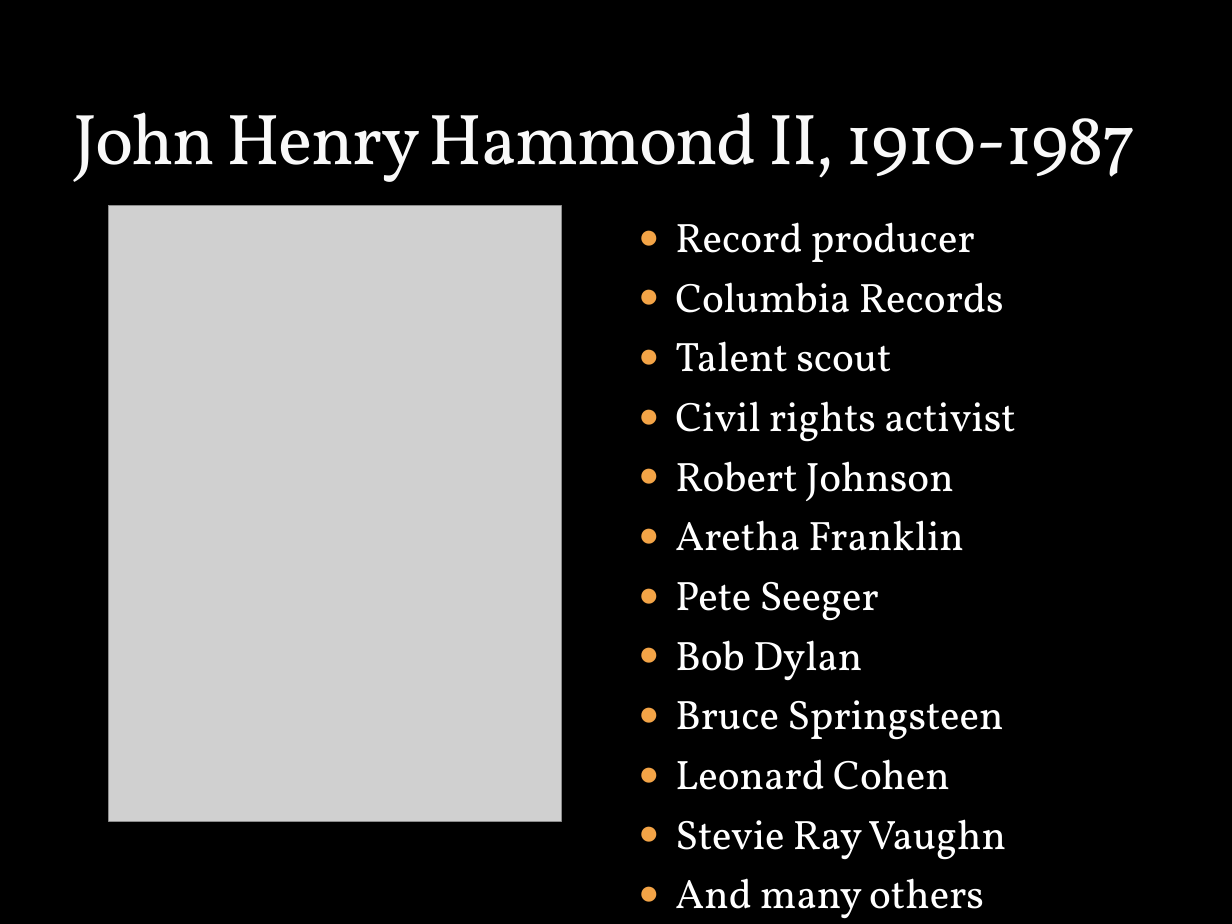
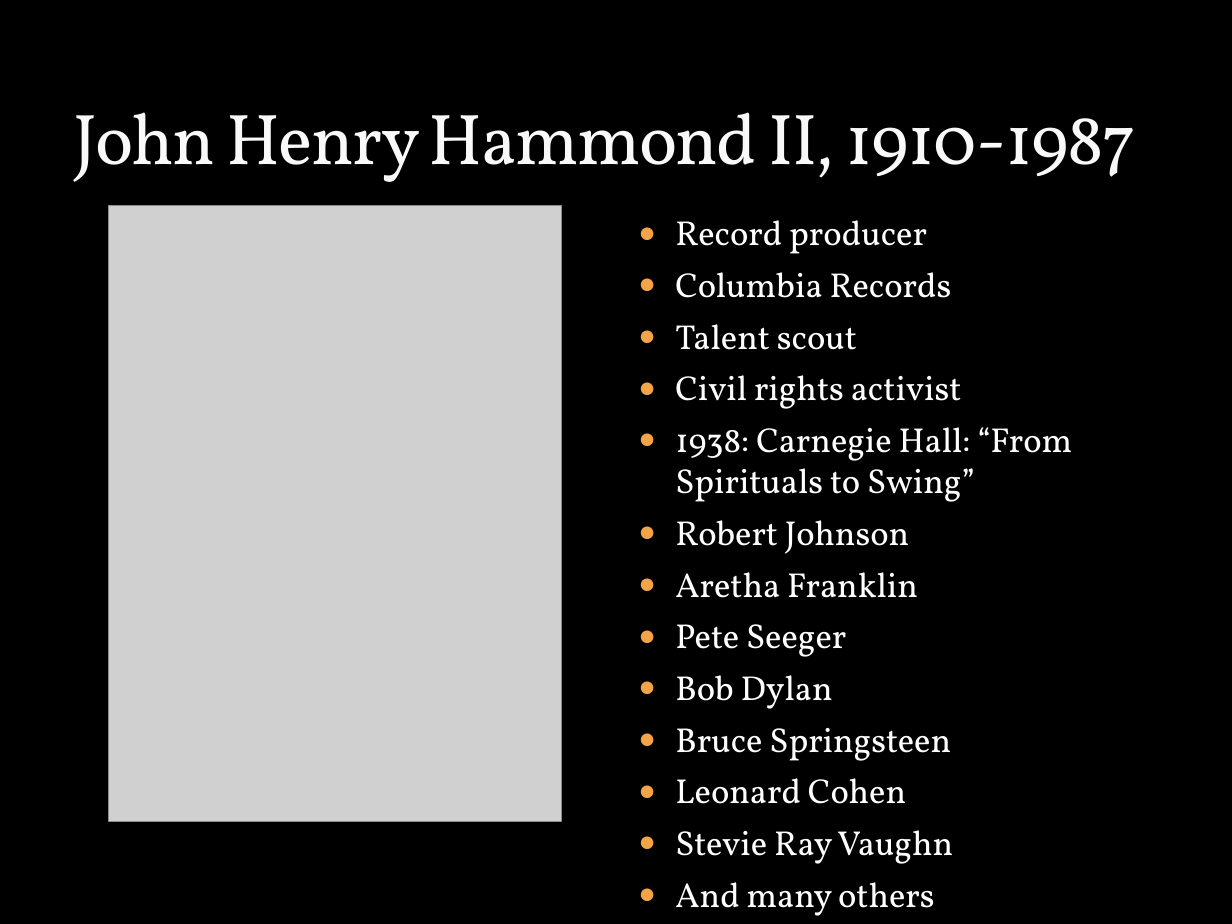
Before and after one commit to mrbaker1917/website, a slide deck: slide 21 of HSTR121/ppts/History_Rock_Intro.pptx. Drawn at 1232x924 pixels with LibreOffice and Linux fonts; fonts in the diff are those of the drawing; grey boxes stand for pictures; background and template pictures are left out. Boxes give left, top, right and bottom in pixels: in the first picture for what was removed or moved away, otherwise in the second. Text is boxed around its words. In the diff, an @@ line names an element or a change of style, - is before the commit and + after.

```diff
--- a/HSTR121/ppts/History_Rock_Intro.pptx
+++ b/HSTR121/ppts/History_Rock_Intro.pptx
@@ text at (x1=675, y1=220, x2=962, y2=916): size 24.1 to 20.1 pt in "Record producer", "Columbia Records", "Talent scout", "Civil rights activist" and 8 more places @@
@@ text at (x1=675, y1=427, x2=1073, y2=502): paragraph added @@
+● 1938: Carnegie Hall: “From Spirituals to Swing”
```
Also in this commit, not shown: 1 other slide changed, 1 other file.
